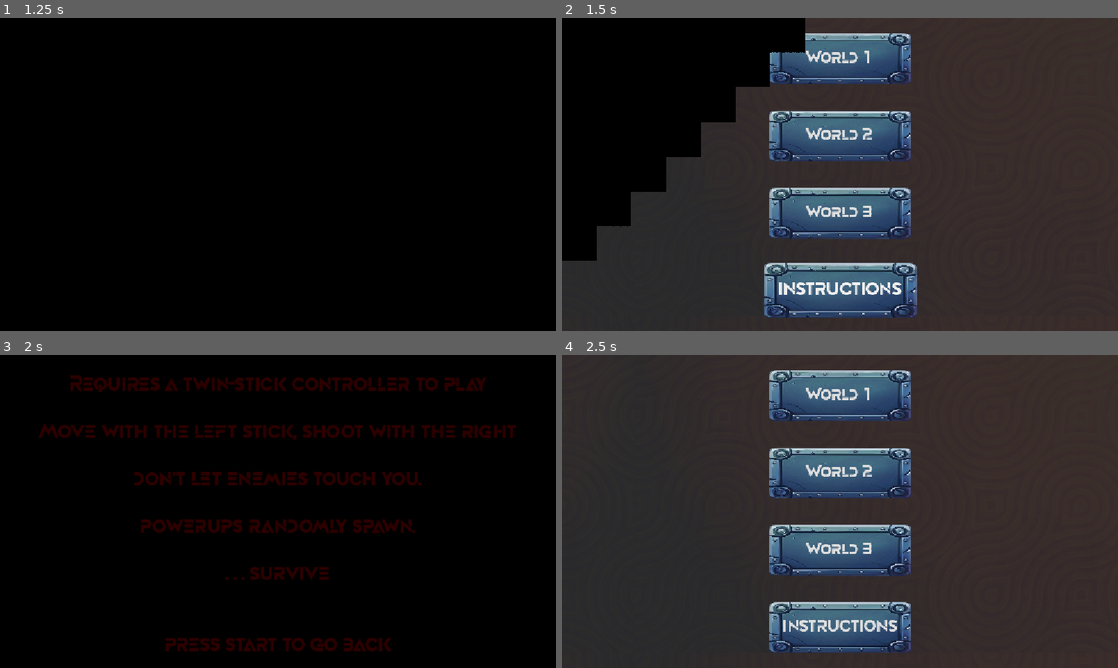
Above: before the commit, frames 1-4 (two rows, left to right).
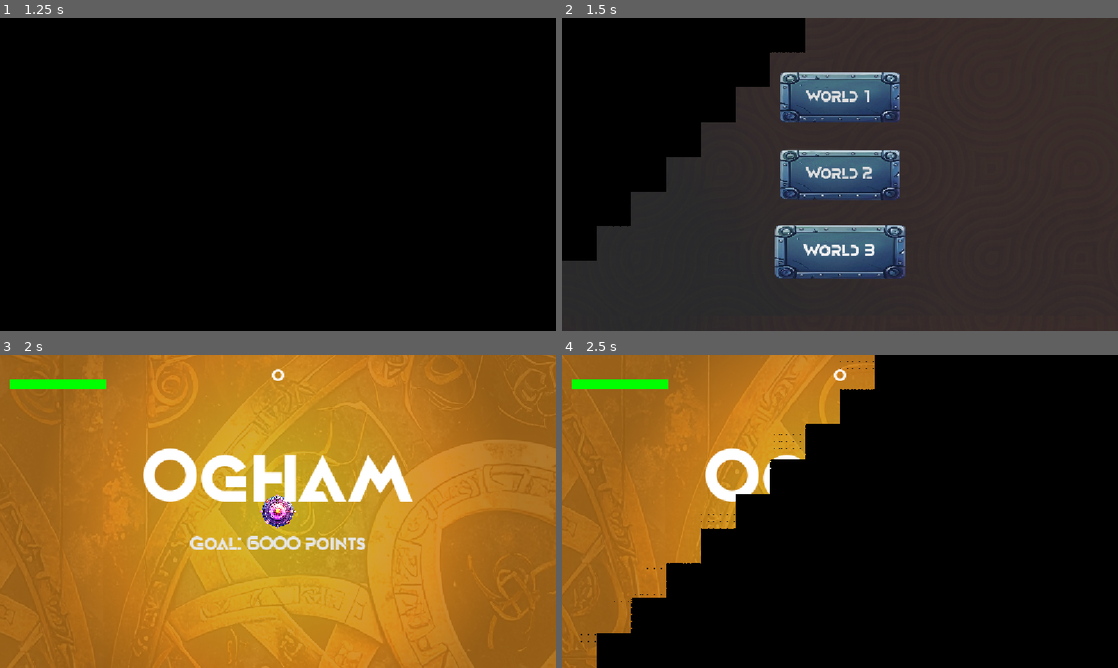
Above: after the commit, the same moments.

Repository: howardkam/Blockade
Game: Godot game, scene res://Scenes/title.tscn
The game is run twice, just before and just after one commit, with the same random seed, the same clock (stepped at 60 frames per second) and the same inputs. Sound files missing from this copy of the repository are replaced by a short silence.
Inputs (mouse positions are in pixels of both pictures, inside the frame that each line leads up to):
- Up to frame 1 (1.25 s): tap Enter (start) at 0.5 s; move the mouse to (400, 158) at 0.52 s; hold D (right) from 0.53 s (still down); hold Enter (start) from 0.53 s (still down)
- Up to frame 2 (1.5 s): release D (right) at 1.25 s; release Enter (start) at 1.25 s; click (840, 290) at 1.25 s, where only the run before the commit has a clickable "INSTRUCTIONS"
- Up to frame 3 (2 s): no input
- Up to frame 4 (2.5 s): move the mouse to (728, 527) at 2.02 s; hold S (down) from 2.03 s (still down); tap Enter (start) at 2.1 s

Frame 1 is identical in both runs. In frame 2, 21% of the frame differs, in the area x 36-64%, y 4-96%; in frame 3, 100%; in frame 4, 100%, in the area x 0-100%, y 0-100%.

Commit message:
Revert "Instructions and icon changes"
This reverts commit 2aa456ed2d761ca10855e7f3fa14551202d66321.

Diff:
--- a/Scenes/instructions.tscn
+++ /dev/null
@@ -1,48 +0,0 @@
-[gd_scene format=3 uid="uid://di03whneqtu4"]
-
-[ext_resource type="Script" uid="uid://cr30fucexj5se" path="res://Scripts/instructions.gd" id="1_dxknu"]
-[ext_resource type="FontFile" uid="uid://cpglhhyirxx6b" path="res://Assets/movement/Movement.ttf" id="2_5doqj"]
-
-[node name="Instructions" type="Node2D" unique_id=1910658070]
-script = ExtResource("1_dxknu")
-
-[node name="CanvasLayer" type="CanvasLayer" parent="." unique_id=1191928560]
-
-[node name="Background" type="ColorRect" parent="CanvasLayer" unique_id=1834928768]
-anchors_preset = 15
-anchor_right = 1.0
-anchor_bottom = 1.0
-grow_horizontal = 2
-grow_vertical = 2
-color = Color(0, 0, 0, 1)
-metadata/_edit_use_anchors_ = true
-
-[node name="Label" type="Label" parent="CanvasLayer" unique_id=43263435]
-anchors_preset = 8
-anchor_left = 0.5
-anchor_top = 0.5
-anchor_right = 0.5
-anchor_bottom = 0.5
-offset_left = -512.0
-offset_top = -92.0
-offset_right = 512.0
-offset_bottom = 108.0
-grow_horizontal = 2
-grow_vertical = 2
-theme_override_fonts/font = ExtResource("2_5doqj")
-theme_override_font_sizes/font_size = 45
-text = "Requires a twin-stick controller to play
-
-Move with the left stick, shoot with the right
-
-don't let enemies touch you.
-
-powerups randomly spawn.
-
-. . . survive
-
-
-press start to go back"
-horizontal_alignment = 1
-vertical_alignment = 1
-metadata/_edit_use_anchors_ = true
--- a/Scenes/tutorial.tscn
+++ b/Scenes/tutorial.tscn
@@ -7,10 +7,10 @@
 
 [sub_resource type="StyleBoxTexture" id="StyleBoxTexture_button"]
 texture = ExtResource("2_btn_bg")
-texture_margin_left = 2.0
-texture_margin_top = 2.0
-texture_margin_right = 2.0
-texture_margin_bottom = 2.0
+texture_margin_left = 4.0
+texture_margin_top = 4.0
+texture_margin_right = 4.0
+texture_margin_bottom = 4.0
 
 [node name="Tutorial" type="Node2D" unique_id=1591888135]
 script = ExtResource("1_script")
@@ -34,7 +34,7 @@
 
 [node name="World1Button" type="Button" parent="CanvasLayer/MenuContainer" unique_id=37485130]
 texture_filter = 1
-custom_minimum_size = Vector2(350, 200)
+custom_minimum_size = Vector2(300, 200)
 layout_mode = 2
 theme_override_fonts/font = ExtResource("2_i6t4g")
 theme_override_font_sizes/font_size = 36
@@ -45,7 +45,7 @@
 
 [node name="World2Button" type="Button" parent="CanvasLayer/MenuContainer" unique_id=1254293251]
 texture_filter = 1
-custom_minimum_size = Vector2(350, 200)
+custom_minimum_size = Vector2(300, 200)
 layout_mode = 2
 theme_override_fonts/font = ExtResource("2_i6t4g")
 theme_override_font_sizes/font_size = 36
@@ -56,7 +56,7 @@
 
 [node name="World3Button" type="Button" parent="CanvasLayer/MenuContainer" unique_id=1864018589]
 texture_filter = 1
-custom_minimum_size = Vector2(350, 200)
+custom_minimum_size = Vector2(300, 200)
 layout_mode = 2
 theme_override_fonts/font = ExtResource("2_i6t4g")
 theme_override_font_sizes/font_size = 36
@@ -64,17 +64,6 @@
 theme_override_styles/pressed = SubResource("StyleBoxTexture_button")
 theme_override_styles/hover = SubResource("StyleBoxTexture_button")
 text = "World 3"
-
-[node name="InstructButton" type="Button" parent="CanvasLayer/MenuContainer" unique_id=3681596]
-texture_filter = 1
-custom_minimum_size = Vector2(350, 200)
-layout_mode = 2
-theme_override_fonts/font = ExtResource("2_i6t4g")
-theme_override_font_sizes/font_size = 36
-theme_override_styles/normal = SubResource("StyleBoxTexture_button")
-theme_override_styles/pressed = SubResource("StyleBoxTexture_button")
-theme_override_styles/hover = SubResource("StyleBoxTexture_button")
-text = "INSTRUCTIONS"
 
 [node name="ColorRect" type="ColorRect" parent="." unique_id=445726782]
 z_index = -1
@@ -99,4 +88,3 @@
 [connection signal="pressed" from="CanvasLayer/MenuContainer/World1Button" to="." method="_on_world_1_button_pressed"]
 [connection signal="pressed" from="CanvasLayer/MenuContainer/World2Button" to="." method="_on_world_2_button_pressed"]
 [connection signal="pressed" from="CanvasLayer/MenuContainer/World3Button" to="." method="_on_world_3_button_pressed"]
-[connection signal="pressed" from="CanvasLayer/MenuContainer/InstructButton" to="." method="_on_instruct_button_pressed"]
--- a/Scripts/BaseWorld.gd
+++ b/Scripts/BaseWorld.gd
@@ -9,12 +9,12 @@
 
 @export_group("Powerup Settings")
 @export var powerup_launcher_scene: PackedScene = preload("res://Scenes/powerup_launcher.tscn")
-@export var initial_powerup_count: int = 0
+@export var initial_powerup_count: int = 3
 @export var bomb_scene: PackedScene = preload("res://Scenes/bomb.tscn")
-@export var initial_bomb_count: int = 0
+@export var initial_bomb_count: int = 2
 @export var trident_scene: PackedScene = preload("res://Scenes/powerup_trident.tscn")
-@export var initial_trident_count: int = 0
-@export var powerup_max_distance: float = 2500.0
+@export var initial_trident_count: int = 3
+@export var powerup_max_distance: float = 2000.0
 
 @export_group("Enemy Scenes")
 @export var enemy_diamond: PackedScene = preload("res://Scenes/enemy_diamond.tscn")
--- a/Scripts/instructions.gd
+++ /dev/null
@@ -1,43 +0,0 @@
-extends Node2D
-
-@onready var label: Label = $CanvasLayer/Label
-
-@export var animation_duration: float = 4.0
-@export var auto_transition_time: float = 60.0
-@export_file("*.tscn") var next_scene: String = "res://Scenes/tutorial.tscn"
-
-
-var has_transitioned: bool = false
-
-func _ready() -> void:
-
-	# Start fully transparent
-	label.modulate = Color(1.0, 0.0, 0.0, 0.0)
-
-	# Fade in opacity to red while remaining in place
-	var tween: Tween = create_tween()
-	tween.tween_property(label, "modulate", Color(1.0, 0.0, 0.0, 1.0), animation_duration)\
-		.set_trans(Tween.TRANS_CUBIC).set_ease(Tween.EASE_OUT)
-
-	# Auto-advance timer
-	get_tree().create_timer(auto_transition_time).timeout.connect(_on_auto_timer_timeout)
-
-func _unhandled_input(event: InputEvent) -> void:
-	if event.is_action_pressed("start") or event.is_action_pressed("ui_accept"):
-		transition_to_next_scene()
-
-func _on_auto_timer_timeout() -> void:
-	transition_to_next_scene()
-
-func transition_to_next_scene() -> void:
-	if has_transitioned:
-		return
-	has_transitioned = true
-
-	if get_node_or_null("/root/Global"):
-		Global.reset_game()
-
-	SceneManager.change_scene(next_scene, {
-		"pattern": "fade",
-		"time": 1
-	})
--- a/Scripts/tutorial.gd
+++ b/Scripts/tutorial.gd
@@ -3,8 +3,7 @@
 @onready var buttons: Array[Button] = [
 	$CanvasLayer/MenuContainer/World1Button,
 	$CanvasLayer/MenuContainer/World2Button,
-	$CanvasLayer/MenuContainer/World3Button,
-	$CanvasLayer/MenuContainer/InstructButton
+	$CanvasLayer/MenuContainer/World3Button
 ]
 
 func _ready() -> void:
@@ -49,6 +48,3 @@
 
 func _on_world_3_button_pressed() -> void:
 	transition_to_scene("res://Scenes/world_3.tscn")
-
-func _on_instruct_button_pressed()-> void:
-	transition_to_scene("res://Scenes/instructions.tscn")
Binary file changed: Assets/powerup_icon_missile.png
Binary file changed: Assets/powerup_icon_nuke.png
Binary file changed: Assets/powerup_icon_trident.png
Binary file removed: Assets/powerups.jpeg
Not shown, removed: Assets/powerups.jpeg.import
Not shown, removed: Scripts/instructions.gd.uid
Not shown, changed: .DS_Store
